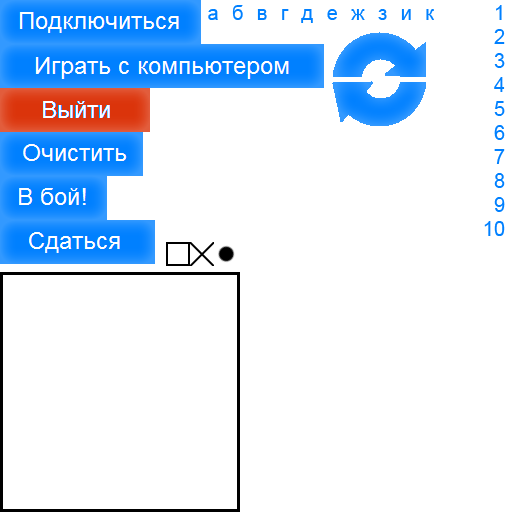
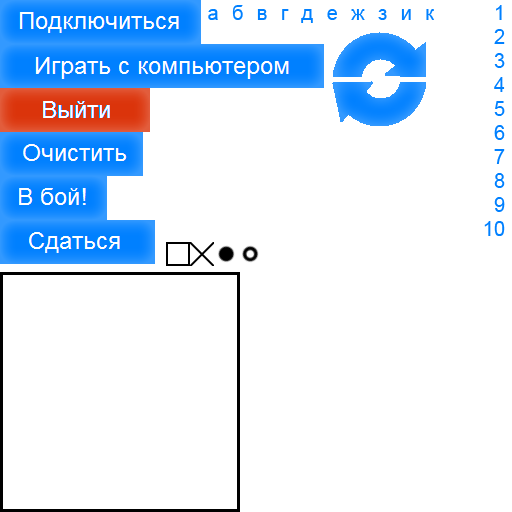
Before/after of a 512x512 layered artwork. What changed in the layer stack:
added layer "Слой 10 копия" above "Слой 10" over <box>241,245,259,263</box>
